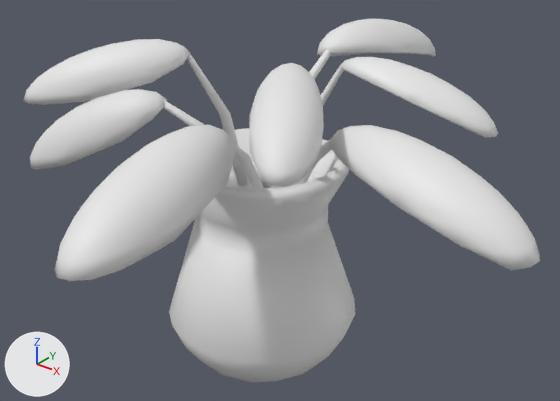
Two versions of the FBX model Assets/Models/Plant .fbx, one commit apart.
One viewpoint serves both versions: a 50 mm camera at (1.19, 52.11, 2.32) aimed at (-3.09, 57.46, -1.0). Arrows for +X, +Y and +Z are at lower left; the lights stay in place. Where no turn or scale is listed for an object, it has been applied to the vertices.

Script lines for the objects in view, before the commit:
```python
me_icosphere_001 = bpy.data.meshes.new('Icosphere.001')
me_icosphere_001.from_pydata(...)  # 282 vertices, 440 faces; spans x -0.96..0.95, y -0.96..0.96, z -0.9..1.41
# faces by material slot: [420, 20]
me_icosphere_001.materials.append(mat_plantpot)  # white #e7e7e7
me_icosphere_001.materials.append(mat_plantpotdeco)  # white #e7e7e7
me_icosphere_004 = bpy.data.meshes.new('Icosphere.004')
me_icosphere_004.from_pydata(...)  # 3018 vertices, 3606 faces; spans x -2.97..2.65, y -1.46..4.09, z -1.43..0.34
me_icosphere_004.materials.append(mat_plant)  # white #e7e7e7
ob_plant = bpy.data.objects.new('Plant', me_icosphere_004)
ob_plant.location = (-2.956, 56.098, 0.362)
ob_plant_pot = bpy.data.objects.new('Plant Pot', me_icosphere_001)
ob_plant_pot.location = (-3.2, 57.3, -1.9)
```
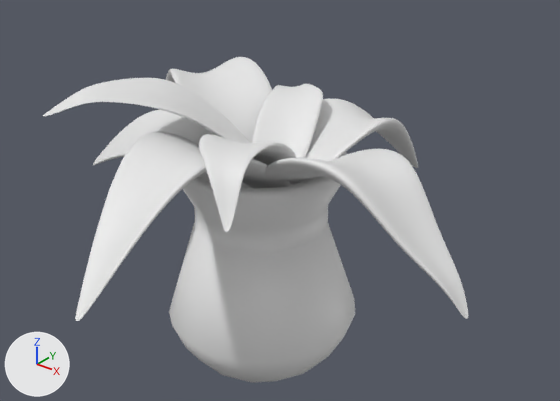
The newer file is also turned or shifted as a whole; pictures and numbers use the older file's frame.

Diff of the bpy script that builds the scene:
```diff
--- a/Assets/Models/Plant .fbx.py
+++ b/Assets/Models/Plant .fbx.py
@@ me_cube_007 @@
+me_cube_007.from_pydata(...)  # 51984 vertices, 51968 faces; spans x -2.92..1.84, y -2.3..2.31, z -0.55..0.93
+me_cube_007.materials.append(mat_plant)  # white #e7e7e7
@@ ob_plant @@
-ob_plant = bpy.data.objects.new('Plant', me_icosphere_004)
-ob_plant.location = (-2.956, 56.098, 0.362)
@@ ob_leaf @@
+ob_leaf = bpy.data.objects.new('Leaf', me_cube_007)
+ob_leaf.location = (-2.558, 57.227, -0.696)
```

What differs and where, as boxes (x1, y1, x2, y2) in the pictures (560 x 401 px):
'Plant', deleted: before (24, 19, 540, 281)
'Leaf', added: after (43, 57, 468, 321)
